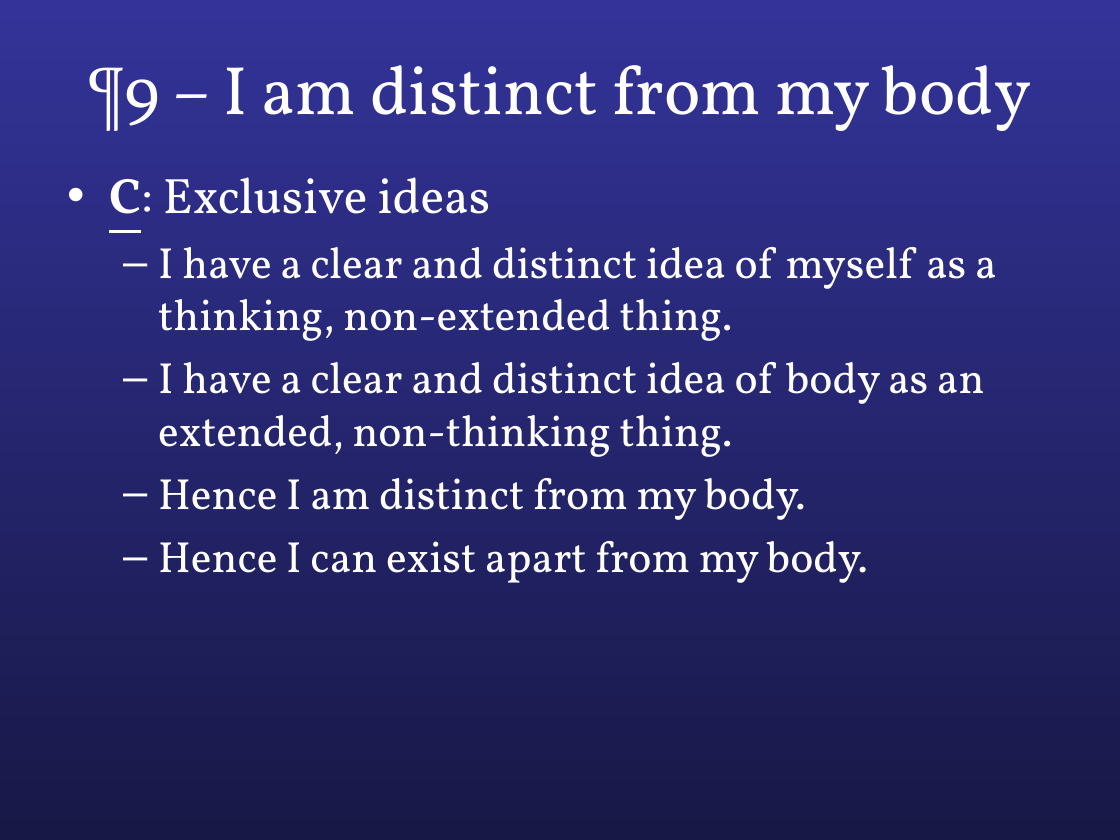
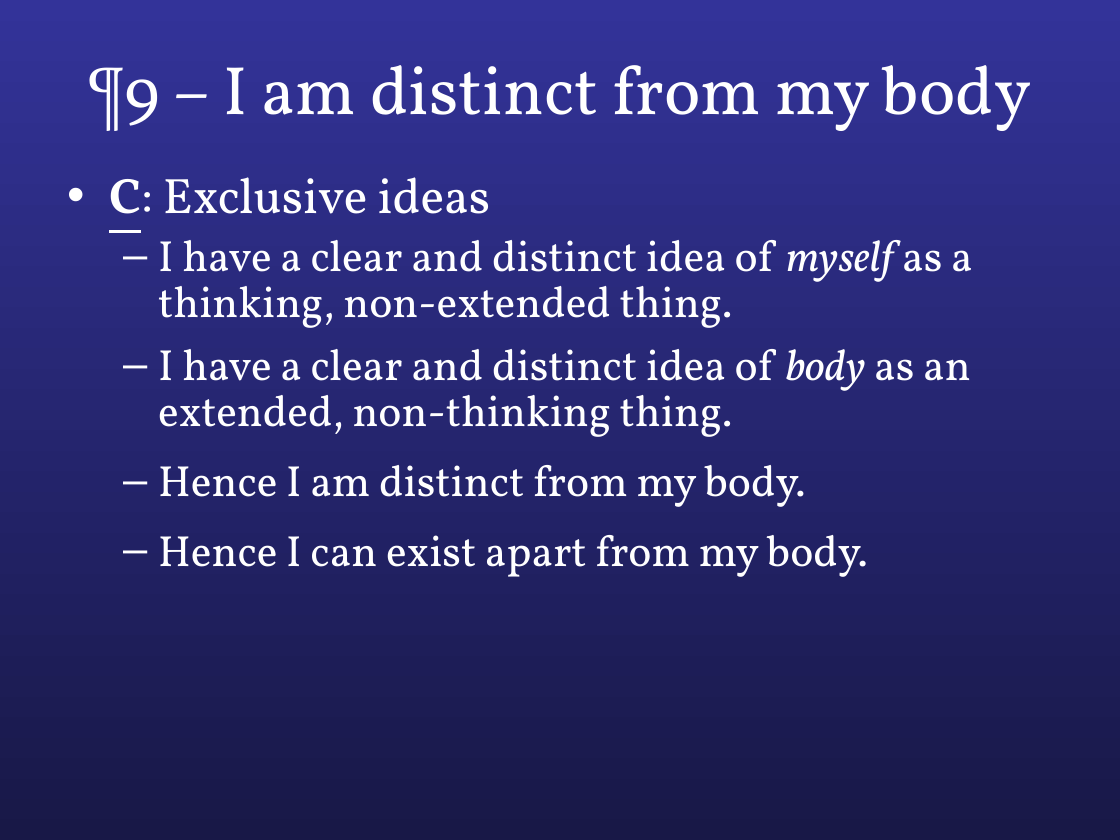
Before and after one commit to colemitchell/colemitchell.github.io, a slide deck: slide 12 of PHIL2220/Med VI.ppt. Drawn at 1120x840 pixels with LibreOffice and Linux fonts; fonts in the diff are those of the drawing. Boxes give left, top, right and bottom in pixels: in the first picture for what was removed or moved away, otherwise in the second. Text is boxed around its words. In the diff, an @@ line names an element or a change of style, - is before the commit and + after.

```diff
--- a/PHIL2220/Med VI.ppt
+++ b/PHIL2220/Med VI.ppt
@@ text at (158, 240, 973, 507): italic on in "myself", "body"; line spacing 1 to 0.88; more space between paragraphs @@
```
Also in this commit, not shown: 3 other files.
